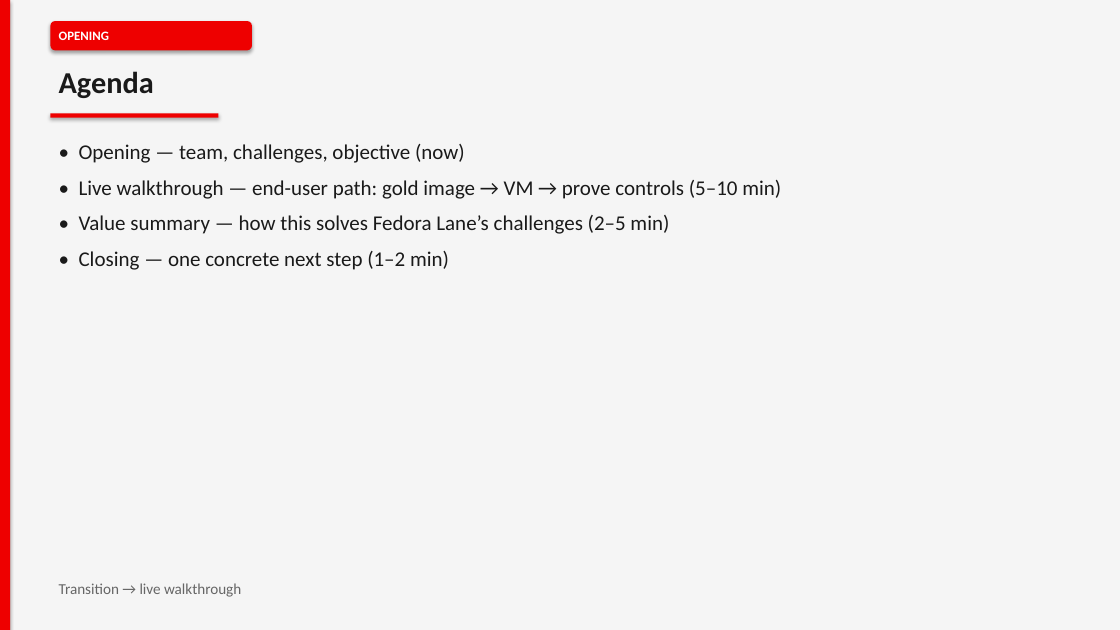
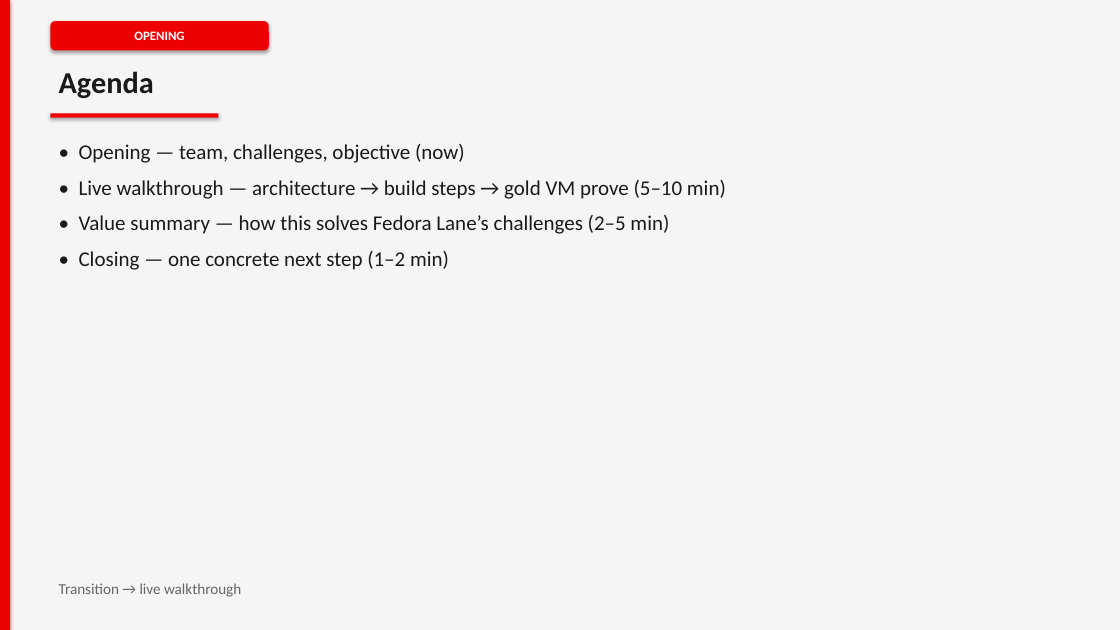
Before and after one commit to ydandge-oss/fedora-lane-core-pack-faster, a slide deck: slide 4 of docs/Fedora-Lane-Expansion-Pack-Technical-Solution.pptx. Drawn at 1120x630 pixels with LibreOffice and Linux fonts; fonts in the diff are those of the drawing. Boxes give left, top, right and bottom in pixels: in the first picture for what was removed or moved away, otherwise in the second. Text is boxed around its words. In the diff, an @@ line names an element or a change of style, - is before the commit and + after.

```diff
--- a/docs/Fedora-Lane-Expansion-Pack-Technical-Solution.pptx
+++ b/docs/Fedora-Lane-Expansion-Pack-Technical-Solution.pptx
@@ text "OPENING" at (x1=134, y1=31, x2=184, y2=40): alignment left to centre @@
@@ rounded rectangle resized from (x1=50, y1=21, x2=252, y2=50) to (x1=50, y1=21, x2=269, y2=50) @@
@@ text at (x1=79, y1=180, x2=726, y2=199): text changed @@
-• Live walkthrough — end-user path: gold image → VM → prove controls (5–10 min)
+• Live walkthrough — architecture → build steps → gold VM prove (5–10 min)
```
Also in this commit, not shown: 10 other slides changed, 2 slides added, 1 slide removed, 2 other files.
